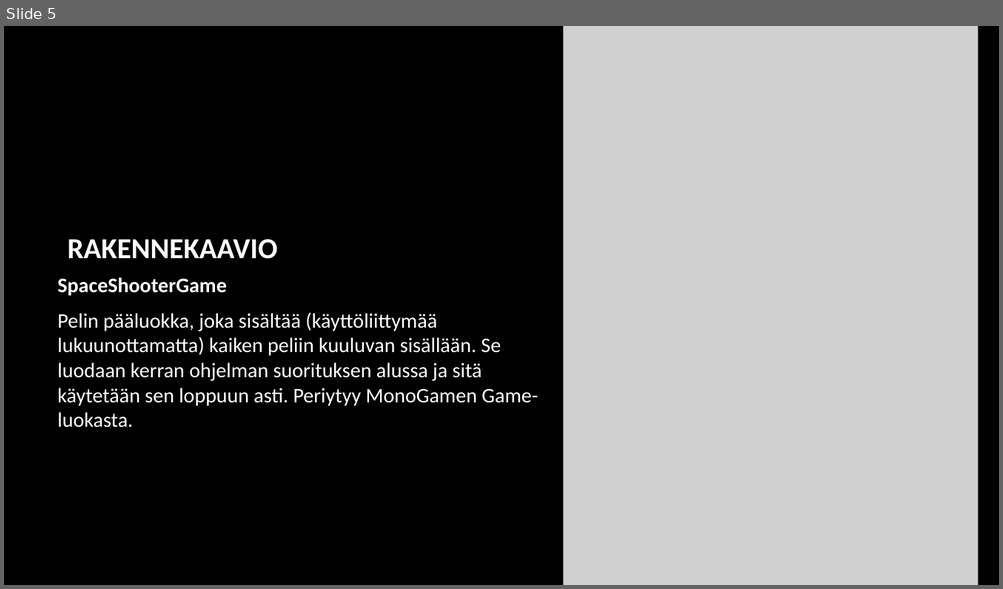
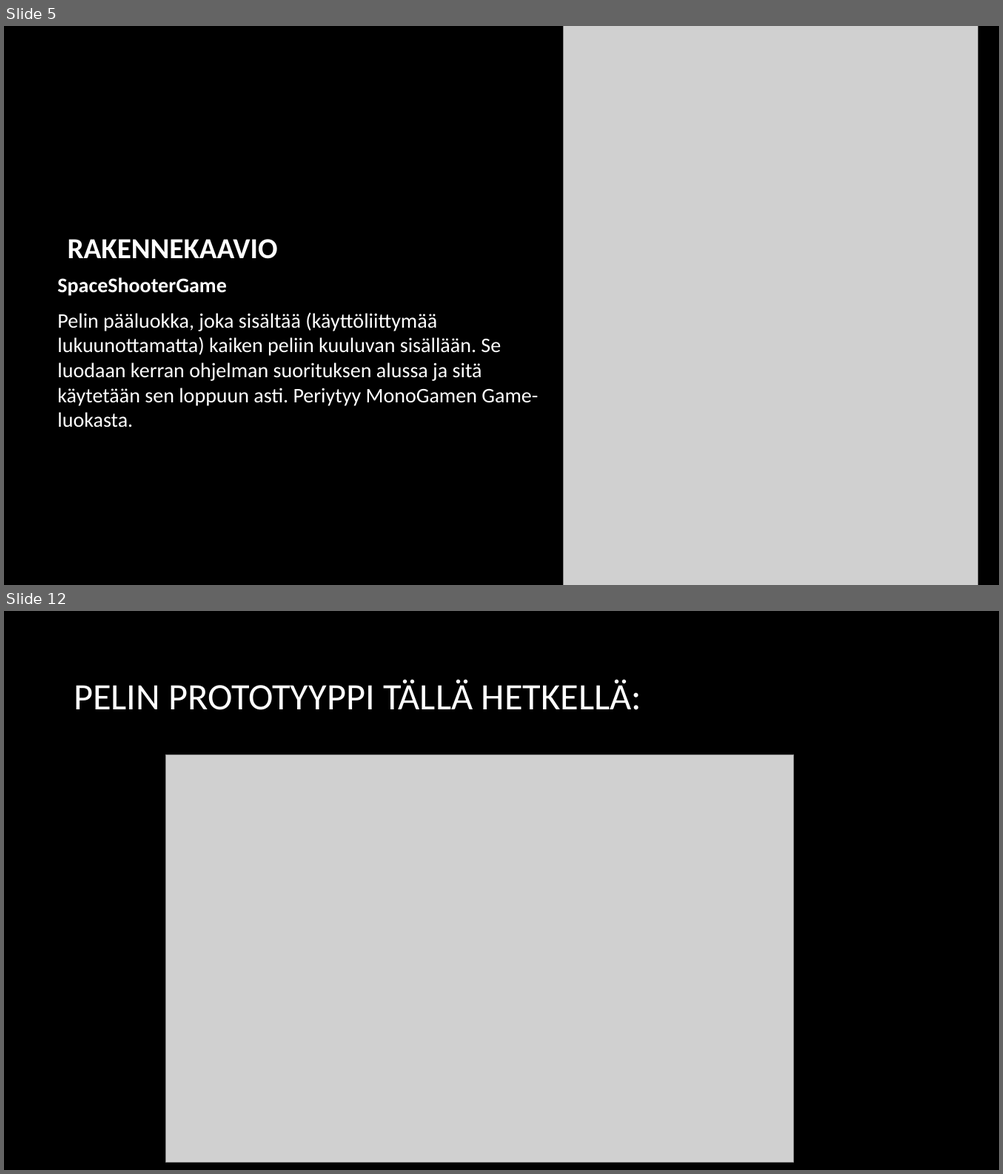
Before and after one commit to VilRan/SpaceShooter, a slide deck: Documentation/SpaceShooter.pptx. Shown one above the other, each under a label of ours: slide 5 before the commit, slides 5 and 12 after it; the slides between them are not shown. The pictures are 1003x589 and 1003x1174 pixels, drawn with LibreOffice and Linux fonts; fonts in the diff are those of the drawing; grey boxes stand for pictures; background and template pictures are left out. Boxes give left, top, right and bottom in pixels: in the first picture for what was removed or moved away, otherwise in the second. Text is boxed around its words. In the diff, an @@ line names an element or a change of style, - is before the commit and + after.

```diff
--- a/Documentation/SpaceShooter.pptx
+++ b/Documentation/SpaceShooter.pptx
@@ slide 12 added at (x1=4, y1=611, x2=999, y2=1170), background picture (left out) @@
@@ title added at (x1=74, y1=679, x2=641, y2=710), 36 pt, text #FFFFFF @@
+PELIN PROTOTYYPPI TÄLLÄ HETKELLÄ:
@@ picture added at (x1=166, y1=755, x2=794, y2=1163) @@
```
Also in this commit, not shown: 6 other slides added, 1 slide removed.
